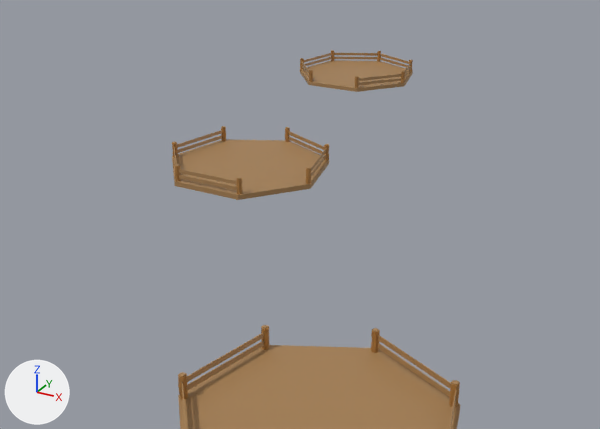
The glTF model Model/L2/LV2TreeCondor.glb as it was, and as the next commit left it.
Both versions are drawn from a camera (50 mm lens) standing at (19.4, -41.7, 17.6) and looking at (4.9, -15.4, 4.5). Arrows for +X, +Y and +Z are at lower left; the lights stay in place. The older version comes first. Where no turn or scale is listed for an object, it has been applied to the vertices.

Names of what the first picture shows: 'Base', 'Base.001', 'Base.002', 'Fence', 'Fence.001', 'Fence.002'.
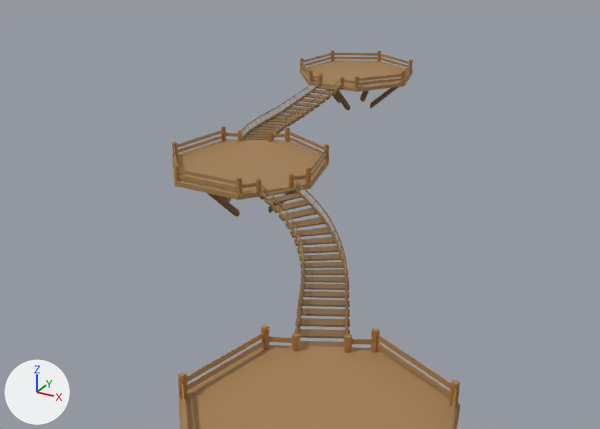
Changed parts and their boxes [x1, y1, x2, y2] in the pictures (600 x 429 px):
'Bridge.001', added (brown)
    after: [258, 177, 350, 347]
    faces in mat_material_003 (brown #856741): [258, 188, 350, 347]
    faces in mat_material_008 (brown #886438): [259, 177, 349, 334]
    faces in mat_material_007 (brown #bca26e): [260, 179, 347, 334]
'Bridge', added (brown)
    after: [241, 77, 342, 140]
    faces in mat_material_009 (brown #856741): [243, 85, 342, 140]
    faces in mat_material_011 (brown #886438): [241, 77, 342, 140]
    faces in mat_material_010 (brown #bca26e): [242, 80, 340, 137]
'BridgeIn', added (brown)
    after: [269, 333, 372, 353]
    faces in mat_material_001 (brown #a6753b): [292, 333, 352, 353]
    faces in mat_material_006 (brown #a68053): [269, 336, 372, 345]
'CondorHand', added
    after: [326, 87, 398, 110]
'CondorHand.001', added
    after: [207, 190, 301, 217]
'BridgeIn.001', added
    after: [242, 174, 306, 192]
'BridgeIn.002', added
    after: [226, 130, 285, 142]
'BridgeIn.003', added
    after: [312, 74, 355, 86]

Diff of the bpy script that builds the scene:
```diff
--- a/Model/L2/LV2TreeCondor.glb.py
+++ b/Model/L2/LV2TreeCondor.glb.py
@@ ob_bridgein_003 @@
+ob_bridgein_003 = bpy.data.objects.new('BridgeIn.003', me_cube_009)  # 100 vertices, 184 faces; spans x -1.35..1.33, y -2.95..-2.73, z 6.17..6.62; in mat_material_006 (brown #a68053), mat_material_001 (brown #a6753b), mat_material_002 (brown #a68053)
+ob_bridgein_003.location = (0.0, 0.0, 0.0)
@@ ob_bridgein_002 @@
+ob_bridgein_002 = bpy.data.objects.new('BridgeIn.002', me_cube_008)  # 100 vertices, 184 faces; spans x 0.06..2.48, y -13.42..-12.26, z 6.17..6.62; in mat_material_006 (brown #a68053), mat_material_001 (brown #a6753b), mat_material_002 (brown #a68053)
+ob_bridgein_002.location = (0.0, 0.0, 0.0)
@@ ob_condorhand_001 @@
+ob_condorhand_001 = bpy.data.objects.new('CondorHand.001', me_cylinder_020)  # 64 vertices, 112 faces; spans x -2.95..2.95, y -2.95..2.95, z -1.72..0.02; in mat_material_012 (brown #886438)
+ob_condorhand_001.location = (2.54, -15.39, 5.99)
@@ ob_condorhand @@
+ob_condorhand = bpy.data.objects.new('CondorHand', me_cylinder_020.copy())
+ob_condorhand.location = (0.0, 0.0, 5.99)
@@ ob_bridgein_001 @@
+ob_bridgein_001 = bpy.data.objects.new('BridgeIn.001', me_cube_006)  # 100 vertices, 184 faces; spans x 3.93..5.59, y -18.18..-16.06, z 6.17..6.62; in mat_material_006 (brown #a68053), mat_material_001 (brown #a6753b), mat_material_002 (brown #a68053)
+ob_bridgein_001.location = (0.0, 0.0, 0.0)
@@ ob_bridgein @@
+ob_bridgein = bpy.data.objects.new('BridgeIn', me_cube_004)  # 100 vertices, 184 faces; spans x 10.07..12.48, y -26.51..-25.32, z 6.17..6.62; in mat_material_006 (brown #a68053), mat_material_001 (brown #a6753b), mat_material_002 (brown #a68053)
+ob_bridgein.location = (0.0, 0.0, 0.0)
@@ ob_bridge @@
+ob_bridge = bpy.data.objects.new('Bridge', me_cylinder_009)  # 2887 vertices, 5126 faces; spans x -1.01..1.89, y -11.18..-0.81, z -0.78..0.33; in mat_material_009 (brown #856741), mat_material_010 (brown #bca26e), mat_material_011 (brown #886438)
+ob_bridge.location = (0.01, -2.02, 6.28)
@@ ob_bridge_001 @@
+ob_bridge_001 = bpy.data.objects.new('Bridge.001', me_cube_001)  # 3054 vertices, 5394 faces; spans x 4.38..11.93, y -26.3..-16.55, z 5.58..6.57; in mat_material_003 (brown #856741), mat_material_007 (brown #bca26e), mat_material_008 (brown #886438)
+ob_bridge_001.location = (0.0, 0.0, 0.0)
```
